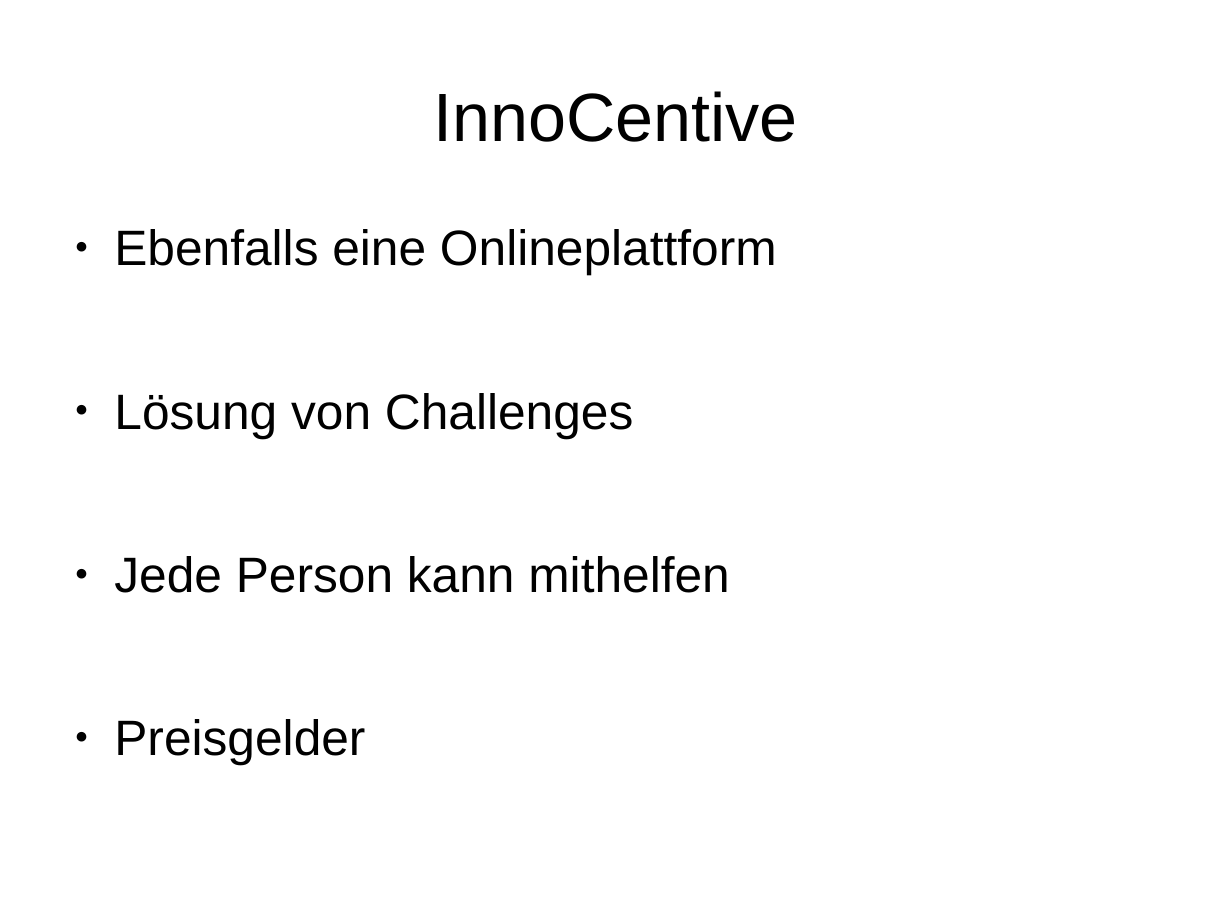
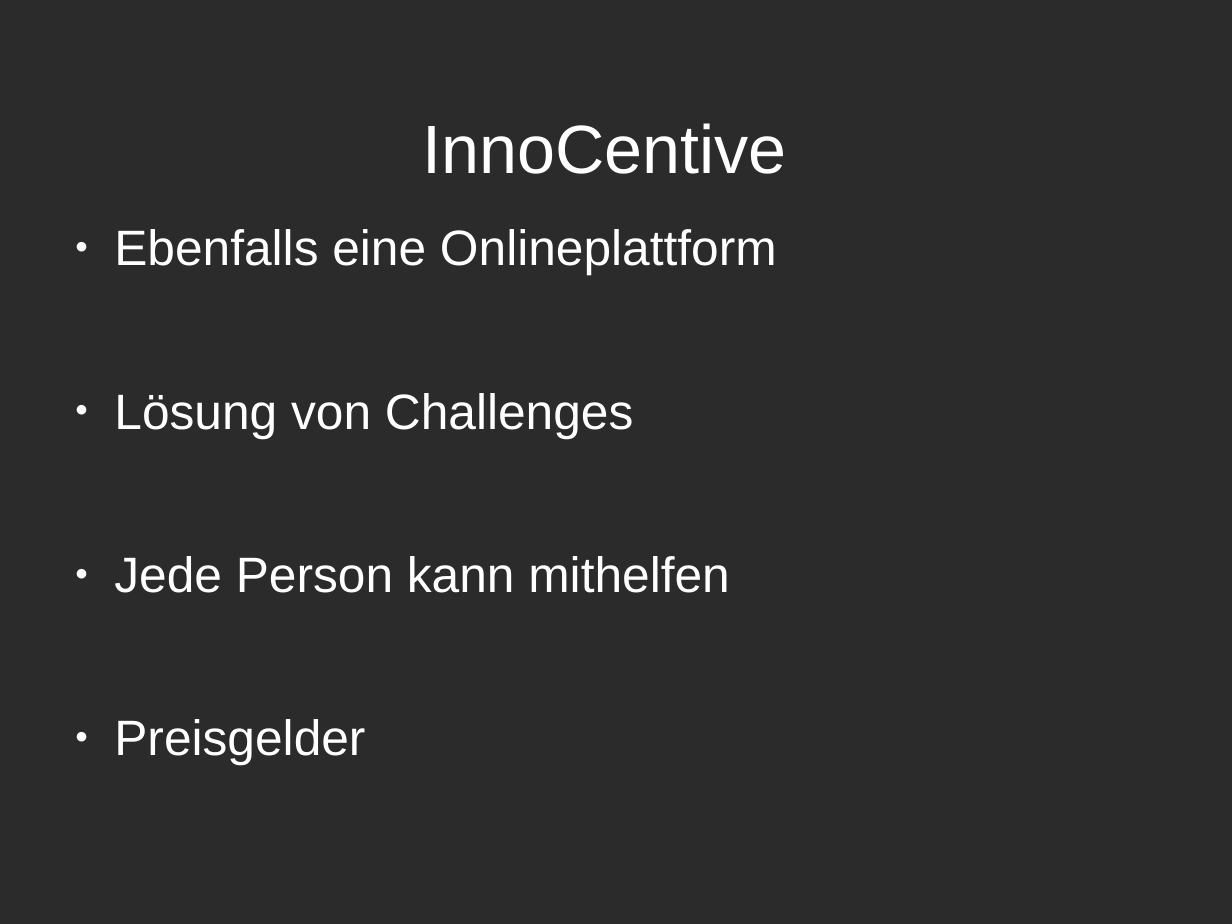
Before and after one commit to Anton1718/IMM_SocialMediaInADevelopmentProcess4711, a slide deck: slide 15 of Folien-Co-Creation.odp. Drawn at 1232x924 pixels with LibreOffice and Linux fonts; fonts in the diff are those of the drawing; background and template pictures are left out; a plain dark background stands for a picture behind light text. Boxes give left, top, right and bottom in pixels: in the first picture for what was removed or moved away, otherwise in the second. Text is boxed around its words. In the diff, an @@ line names an element or a change of style, - is before the commit and + after.

```diff
--- a/Folien-Co-Creation.odp
+++ b/Folien-Co-Creation.odp
@@ background #FFFFFF to picture (left out) @@
@@ title "InnoCentive": place and size @@
-title "InnoCentive" at bbox=[434, 91, 798, 142]
+title "InnoCentive" at bbox=[423, 123, 787, 174]
@@ title "InnoCentive" at bbox=[423, 123, 787, 174]: text colour #000000 to #FFFFFF @@
@@ text "Ebenfalls eine Onlineplattform" at bbox=[114, 229, 777, 765]: text colour #000000 to #FFFFFF; bullet colour #000000 to #FFFFFF @@
```
Also in this commit, not shown: 14 other slides changed, 1 slide added, 1 other file.
